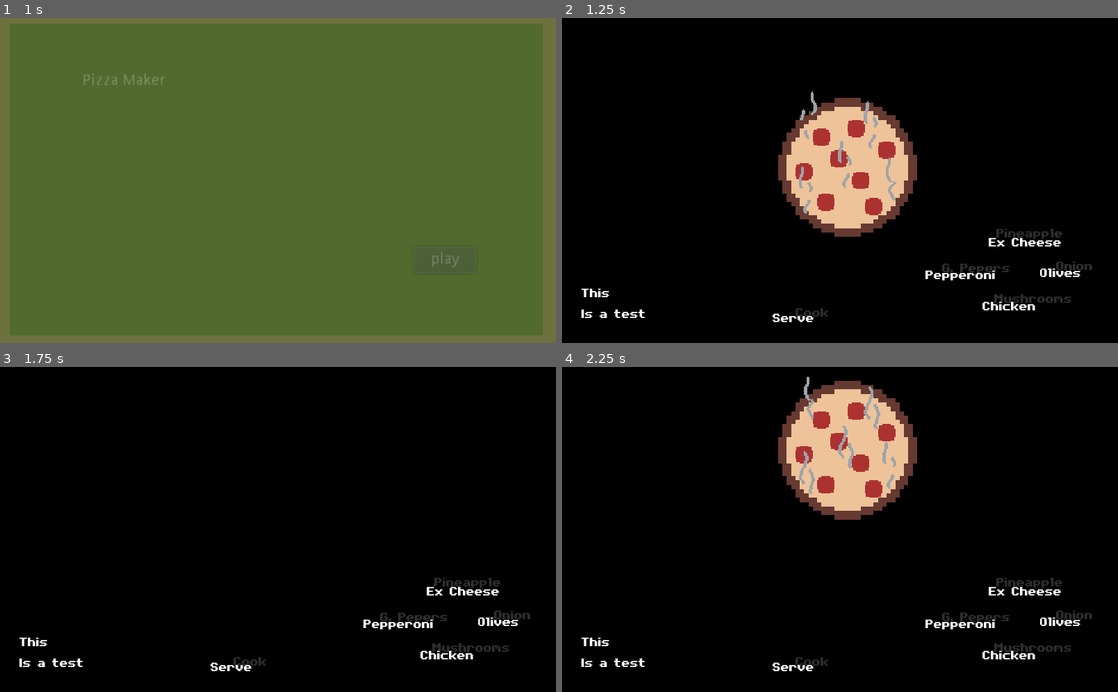
Above: before the commit, frames 1-4 (two rows, left to right).
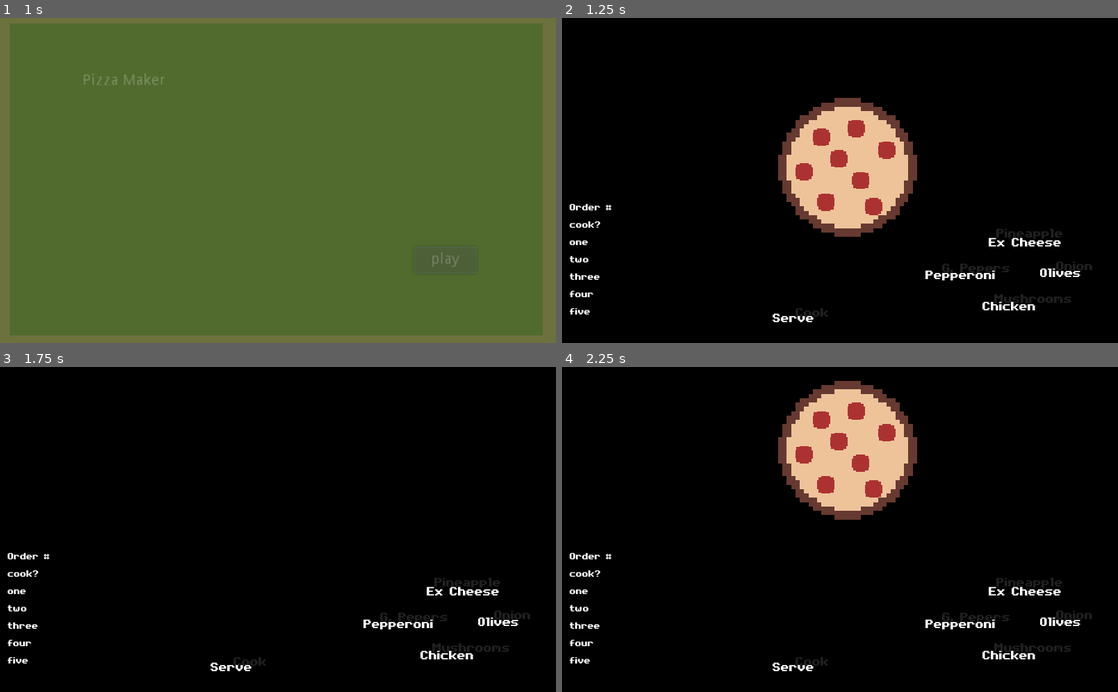
Above: after the commit, the same moments.

Repository: Boyquotes/pizza-maker
Game: Godot game, scene res://game/scene/main_menu.tscn
Two runs of this game, one before a commit and one after it. Both use one fixed random seed, a clock stepped at 60 frames per second and the inputs below.
Inputs:
- Up to frame 1 (1 s): click "play" at 0.5 s
- Up to frame 2 (1.25 s): no input
- Up to frame 3 (1.75 s): tap Enter (ui_accept) at 1.25 s; hold Right (right_topping) from 1.28 s (still down); hold Enter (ui_accept) from 1.28 s (still down)
- Up to frame 4 (2.25 s): release Right (right_topping) at 2.03 s; release Enter (ui_accept) at 2.03 s; hold Down (down_topping) from 2.03 s (still down); tap Enter (ui_accept) at 2.1 s

Frame 1 is identical in both runs. In frame 2, 0.9% of the frame differs, in the area x 1-87%, y 22-93%; in frame 3, 0.6%; in frame 4, 1.0%, in the area x 1-87%, y 2-93%.

Commit message:
Add order list and cook function

Diff:
--- a/game/game.gd
+++ b/game/game.gd
@@ -17,9 +17,10 @@
 	if event.is_action_pressed("ui_accept"):
 		# $Pizza.pulse()
 		if self.is_shift_held:
-			pass # Cook pizza
+			self.pizza.cook()
 		else:
 			$AnimationPlayer.play("slide_pizza_out")
+			# start timer to get new order and send in blank pizza
 
 	if event.is_action_pressed("up_topping"):
 		$Pizza.pulse()
--- a/game/hud/HUD.gd
+++ b/game/hud/HUD.gd
@@ -1,6 +1,7 @@
 extends CanvasLayer
 
 var font: DynamicFont
+var font_smaller: DynamicFont
 
 onready var topping_up: Label = $ToppingUp
 onready var topping_down: Label = $ToppingDown
@@ -14,6 +15,7 @@
 onready var right_back: Label = $RightBack
 onready var bottom_back: Label = $BottomBack
 
+onready var order_list: VBoxContainer = $Order
 
 
 func _ready() -> void:
@@ -24,6 +26,10 @@
 	font = DynamicFont.new()
 	font.font_data = load(path)
 	font.size = 18
+
+	font_smaller = DynamicFont.new()
+	font_smaller.font_data = load(path)
+	font_smaller.size = 14
 
 func update_labels(shift_down: bool) -> void:
 	if shift_down:
@@ -61,3 +67,6 @@
 	for node in self.get_children():
 		if node is Label:
 			node.add_font_override("font", font)
+	for node in self.order_list.get_children():
+		if node is Label:
+			node.add_font_override("font", font_smaller)
--- a/game/hud/HUD.tscn
+++ b/game/hud/HUD.tscn
@@ -18,7 +18,7 @@
 margin_top = 190.0
 margin_right = 440.0
 margin_bottom = 204.0
-custom_colors/font_color = Color( 1, 1, 1, 0.184314 )
+custom_colors/font_color = Color( 0.698039, 0.698039, 0.698039, 0.184314 )
 text = "Cook"
 align = 1
 
@@ -35,7 +35,7 @@
 margin_top = 222.0
 margin_right = 390.0
 margin_bottom = 236.0
-custom_colors/font_color = Color( 1, 1, 1, 0.184314 )
+custom_colors/font_color = Color( 0.698039, 0.698039, 0.698039, 0.184314 )
 text = "Cook"
 align = 1
 
@@ -52,7 +52,7 @@
 margin_top = 250.0
 margin_right = 438.0
 margin_bottom = 264.0
-custom_colors/font_color = Color( 1, 1, 1, 0.184314 )
+custom_colors/font_color = Color( 0.698039, 0.698039, 0.698039, 0.184314 )
 text = "Cook"
 align = 1
 
@@ -69,17 +69,56 @@
 margin_top = 220.0
 margin_right = 492.0
 margin_bottom = 234.0
-custom_colors/font_color = Color( 1, 1, 1, 0.184314 )
+custom_colors/font_color = Color( 0.698039, 0.698039, 0.698039, 0.184314 )
 text = "Cook"
 align = 1
 
-[node name="Order" type="Label" parent="."]
-margin_left = 18.0
-margin_top = 245.0
-margin_right = 153.0
-margin_bottom = 277.0
-text = "This
-Is a test"
+[node name="Order" type="VBoxContainer" parent="."]
+margin_left = 7.0
+margin_top = 169.0
+margin_right = 142.0
+margin_bottom = 291.0
+
+[node name="Label7" type="Label" parent="Order"]
+margin_right = 135.0
+margin_bottom = 14.0
+text = "Order #"
+
+[node name="Label6" type="Label" parent="Order"]
+margin_top = 18.0
+margin_right = 135.0
+margin_bottom = 32.0
+text = "cook?"
+
+[node name="Label" type="Label" parent="Order"]
+margin_top = 36.0
+margin_right = 135.0
+margin_bottom = 50.0
+text = "one"
+
+[node name="Label2" type="Label" parent="Order"]
+margin_top = 54.0
+margin_right = 135.0
+margin_bottom = 68.0
+text = "two"
+
+[node name="Label3" type="Label" parent="Order"]
+margin_top = 72.0
+margin_right = 135.0
+margin_bottom = 86.0
+text = "three"
+
+[node name="Label4" type="Label" parent="Order"]
+margin_top = 90.0
+margin_right = 135.0
+margin_bottom = 104.0
+text = "four"
+
+[node name="Label5" type="Label" parent="Order"]
+margin_top = 108.0
+margin_right = 135.0
+margin_bottom = 122.0
+text = "five"
 
 [node name="Bottom" type="Label" parent="."]
 margin_left = 193.0
@@ -94,6 +133,6 @@
 margin_top = 263.0
 margin_right = 250.0
 margin_bottom = 277.0
-custom_colors/font_color = Color( 1, 1, 1, 0.184314 )
+custom_colors/font_color = Color( 0.698039, 0.698039, 0.698039, 0.184314 )
 text = "Cook"
 align = 1
--- a/game/pizza/pizza.gd
+++ b/game/pizza/pizza.gd
@@ -17,7 +17,7 @@
 
 onready var scaleUp: Vector2 = self.scale
 
-
+var is_cooked: bool
 
 var toppings: Array
 var scaleDown: Vector2 = self.scale - Vector2(0.2, 0.2)
@@ -32,6 +32,7 @@
 	self.modulate = "ffffff"
 	$SteamSprites.visible = false
 	self.toppings = []
+	self.is_cooked = false
 
 
 
@@ -51,6 +52,9 @@
 
 	return Vector2(ranX,ranY)
 
+func cook() -> void:
+	_add_steam()
+	self.is_cooked = true
 
 func _add_steam() -> void:
 	self.modulate = "e5c7c7"
--- a/game/pizza/pizza.tscn
+++ b/game/pizza/pizza.tscn
@@ -75,35 +75,32 @@
 [node name="Tween" type="Tween" parent="."]
 
 [node name="SteamSprites" type="Node2D" parent="."]
+visible = false
 
 [node name="Steam" type="AnimatedSprite" parent="SteamSprites"]
 position = Vector2( -36, -45 )
 frames = SubResource( 9 )
-frame = 3
+frame = 1
 playing = true
 
 [node name="Steam2" type="AnimatedSprite" parent="SteamSprites"]
 position = Vector2( 39, 14 )
 frames = SubResource( 9 )
-frame = 2
 playing = true
 
 [node name="Steam3" type="AnimatedSprite" parent="SteamSprites"]
 position = Vector2( 22, -39 )
 frames = SubResource( 9 )
-frame = 1
 playing = true
 
 [node name="Steam4" type="AnimatedSprite" parent="SteamSprites"]
 position = Vector2( -2, -3 )
 frames = SubResource( 9 )
-frame = 1
 playing = true
 
 [node name="Steam5" type="AnimatedSprite" parent="SteamSprites"]
 position = Vector2( -38, 21 )
 frames = SubResource( 9 )
-frame = 1
 playing = true
 
 [node name="Area2D" type="Area2D" parent="."]
